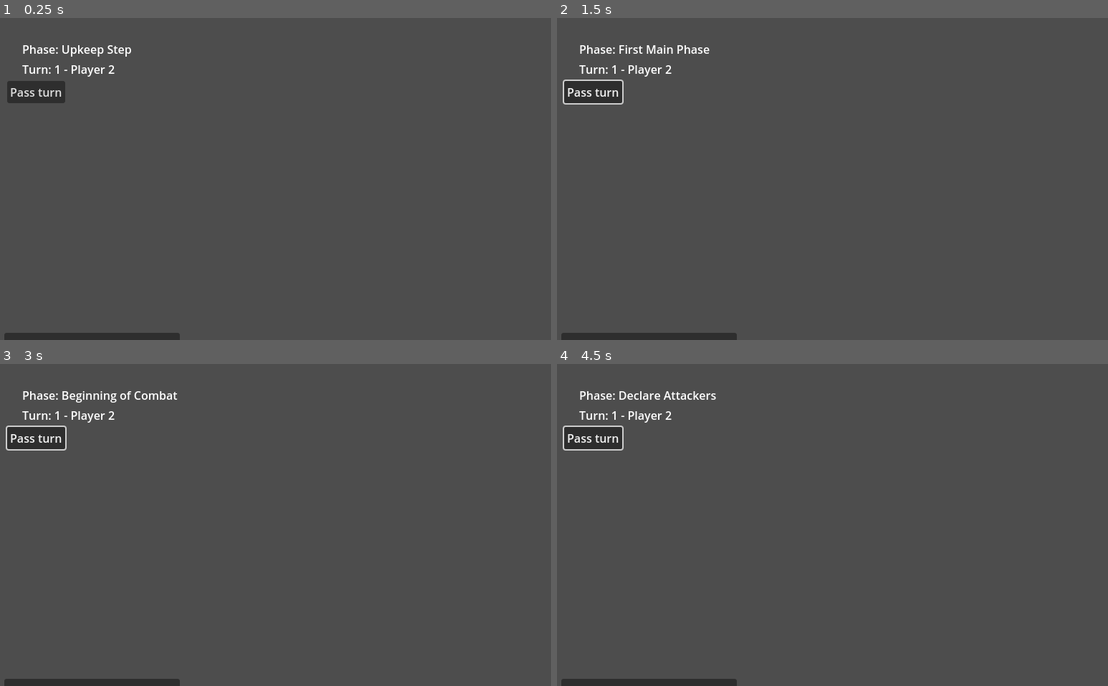
Above: before the commit, frames 1-4 (two rows, left to right).
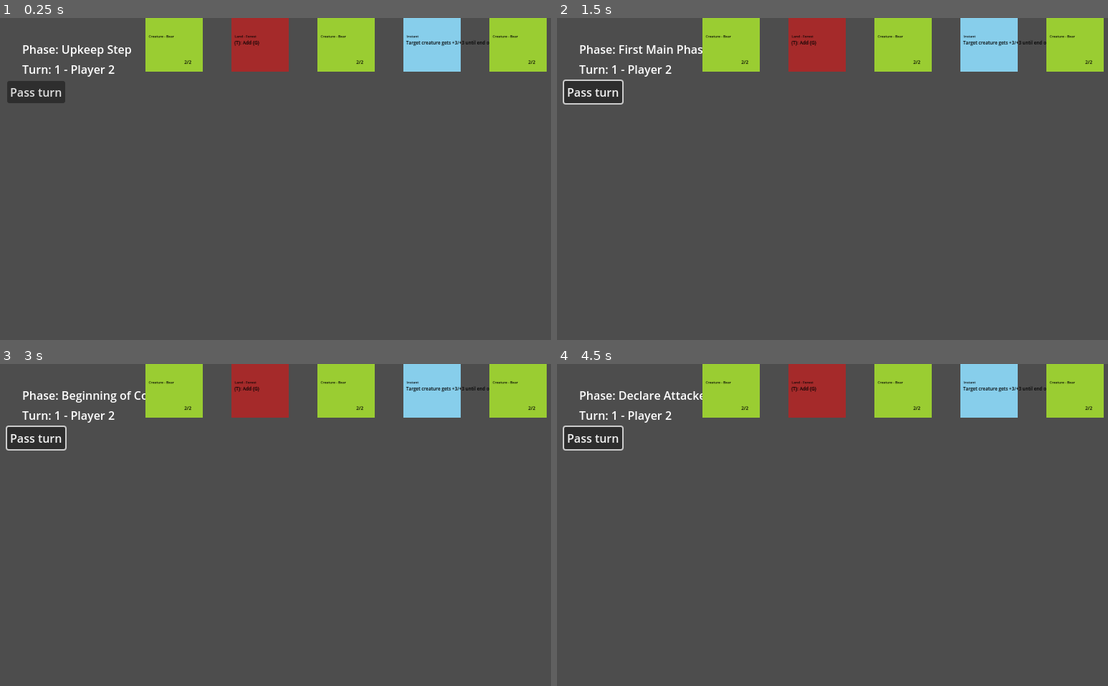
Above: after the commit, the same moments.

Repository: arjolfilipi1/mtg2
Game: Godot game, scene res://scenes/game/game_manager.tscn
Same seed, same stepped clock (60 frames per second), same inputs: the game is played once before the commit and once after it.
Inputs (mouse positions are in pixels of both pictures, inside the frame that each line leads up to):
- Up to frame 1 (0.25 s): no input
- Up to frame 2 (1.5 s): click "Pass turn" at 0.5 s; tap Enter at 1.25 s; move the mouse to (964, 162) at 1.27 s; hold D from 1.28 s (still down); click (964, 162) at 1.42 s
- Up to frame 3 (3 s): tap Space at 2 s; move the mouse to (165, 541) at 2.02 s; release D at 2.03 s; hold S 2.03-2.78 s; click (165, 541) at 2.17 s; tap Enter at 2.75 s; move the mouse to (341, 454) at 2.77 s; hold D from 2.78 s (still down); click (341, 454) at 2.92 s
- Up to frame 4 (4.5 s): tap Space at 3.5 s; move the mouse to (810, 589) at 3.52 s; release D at 3.53 s; hold W 3.53-4.28 s; click (810, 589) at 3.67 s; tap Enter at 4.25 s; move the mouse to (1008, 573) at 4.27 s; hold A from 4.28 s (still down); click (1008, 573) at 4.42 s

The runs differ from the first frame. In frame 1, 9.4% of the frame differs, in the area x 0-100%, y 0-100%; in frame 2, 9.4%; in frame 3, 9.4%; in frame 4, 9.4%.

Commit message:
Added hand + cam script

Diff:
--- a/scenes/cards/Card.tscn
+++ b/scenes/cards/Card.tscn
@@ -4,19 +4,21 @@
 [ext_resource type="Script" path="res://scripts/cards/Card.gd" id="1_io6tm"]
 
 [sub_resource type="LabelSettings" id="LabelSettings_sg841"]
+font_size = 9
 font_color = Color(0, 0, 0, 1)
 outline_size = 1
 outline_color = Color(0.351563, 0.351563, 0.351563, 1)
 
 [sub_resource type="LabelSettings" id="LabelSettings_mbo1j"]
+font_size = 9
 font_color = Color(0, 1, 1, 1)
 
 [sub_resource type="LabelSettings" id="LabelSettings_5oijt"]
-font_size = 8
+font_size = 6
 font_color = Color(0, 0, 0, 1)
 
 [sub_resource type="LabelSettings" id="LabelSettings_4inu1"]
-font_size = 12
+font_size = 8
 font_color = Color(0, 0, 0, 1)
 
 [node name="Card" type="Area2D"]
@@ -41,55 +43,56 @@
 grow_vertical = 2
 script = ExtResource("1_atuvg")
 
-[node name="BackGround" type="ColorRect" parent="CardUI"]
+[node name="Background" type="ColorRect" parent="CardUI"]
 layout_mode = 0
-offset_left = -80.0
-offset_top = -110.0
-offset_right = 120.0
-offset_bottom = 150.0
+offset_left = -29.0
+offset_top = -43.0
+offset_right = 71.0
+offset_bottom = 87.0
 
 [node name="NameLabel" type="Label" parent="CardUI"]
 layout_mode = 0
-offset_left = -75.0
-offset_top = -107.0
-offset_right = 118.0
-offset_bottom = -80.0
+offset_left = -27.0
+offset_top = -40.0
+offset_right = 24.0
+offset_bottom = -23.0
 text = " That guy"
 label_settings = SubResource("LabelSettings_sg841")
 
 [node name="ManaCostLabel" type="Label" parent="CardUI"]
 layout_mode = 0
-offset_left = 75.0
-offset_top = -109.0
-offset_right = 115.0
-offset_bottom = -86.0
+offset_left = 45.0
+offset_top = -38.0
+offset_right = 66.0
+offset_bottom = -24.0
 text = "3w"
 label_settings = SubResource("LabelSettings_mbo1j")
 horizontal_alignment = 1
 
 [node name="TypeLabel" type="Label" parent="CardUI"]
 layout_mode = 0
-offset_left = -59.0
-offset_top = 23.0
-offset_right = 97.0
-offset_bottom = 46.0
+offset_left = -23.0
+offset_top = 21.0
+offset_right = 65.0
+offset_bottom = 30.0
 text = "Dragon"
 label_settings = SubResource("LabelSettings_5oijt")
 
 [node name="RulesText" type="Label" parent="CardUI"]
-offset_left = -71.0
-offset_top = 46.0
-offset_right = 109.0
-offset_bottom = 96.0
+layout_mode = 0
+offset_left = -24.0
+offset_top = 31.0
+offset_right = 66.0
+offset_bottom = 67.0
 text = "YO"
 label_settings = SubResource("LabelSettings_4inu1")
 
 [node name="PTLabel" type="Label" parent="CardUI"]
 layout_mode = 0
-offset_left = 55.0
-offset_top = 126.0
-offset_right = 109.0
-offset_bottom = 143.0
-text = "YO"
+offset_left = 26.0
+offset_top = 65.0
+offset_right = 66.0
+offset_bottom = 82.0
+text = "1/1"
 label_settings = SubResource("LabelSettings_4inu1")
 horizontal_alignment = 1
--- a/scenes/game/HandDisplay.gd
+++ b/scenes/game/HandDisplay.gd
@@ -1,7 +1,7 @@
 extends Control
 class_name HandDisplay
 
-@onready var hand_container: HBoxContainer = $HandContainer
+@onready var hand_container: HBoxContainer = $"../OpponentHand/HandContainer"
 @onready var card_scene = preload("res://scenes/cards/Card.tscn")
 
 var player: Player
--- a/scenes/game/game_manager.tscn
+++ b/scenes/game/game_manager.tscn
@@ -1,24 +1,17 @@
-[gd_scene load_steps=4 format=3 uid="uid://co7kf3cm060w1"]
+[gd_scene load_steps=5 format=3 uid="uid://co7kf3cm060w1"]
 
 [ext_resource type="Script" path="res://scripts/game/GameManager.gd" id="1_1vpux"]
 [ext_resource type="Script" path="res://scripts/game/TurnUI.gd" id="2_noacw"]
 [ext_resource type="Script" path="res://scenes/game/HandDisplay.gd" id="2_s7pfq"]
+[ext_resource type="Script" path="res://scripts/game/CameraController.gd" id="4_l78fy"]
 
 [node name="GameManager" type="Node2D"]
 script = ExtResource("1_1vpux")
 
 [node name="UI" type="CanvasLayer" parent="."]
 
-[node name="HandContainer" type="HBoxContainer" parent="UI"]
-offset_left = 336.0
-offset_top = 504.0
-offset_right = 860.0
-offset_bottom = 592.0
-
-[node name="Node" type="Node" parent="UI/HandContainer"]
-script = ExtResource("2_s7pfq")
-
 [node name="PlayerInfo" type="Panel" parent="UI"]
+visible = false
 offset_left = 12.0
 offset_top = 440.0
 offset_right = 257.0
@@ -60,9 +53,38 @@
 offset_bottom = 87.0
 text = "Pass turn"
 
-[node name="Camera2D" type="Camera2D" parent="UI"]
-anchor_mode = 0
+[node name="CurrentPlayerHand" type="Control" parent="UI"]
+layout_mode = 3
+anchors_preset = 0
+offset_left = 170.0
+offset_top = 199.0
+offset_right = 170.0
+offset_bottom = 199.0
+script = ExtResource("2_s7pfq")
+
+[node name="HandContainer" type="HBoxContainer" parent="UI/CurrentPlayerHand"]
+layout_mode = 0
+offset_right = 40.0
+offset_bottom = 40.0
+
+[node name="OpponentHand" type="Control" parent="UI"]
+layout_mode = 3
+anchors_preset = 0
+offset_left = 248.0
+offset_top = 21.0
+offset_right = 248.0
+offset_bottom = 21.0
+script = ExtResource("2_s7pfq")
+
+[node name="HandContainer" type="HBoxContainer" parent="UI/OpponentHand"]
+layout_mode = 0
+offset_right = 40.0
+offset_bottom = 40.0
 
 [node name="Board" type="Node2D" parent="."]
 
+[node name="Camera2D" type="Camera2D" parent="."]
+anchor_mode = 0
+script = ExtResource("4_l78fy")
+
 [connection signal="pressed" from="UI/TurnUI/PassButton" to="UI/TurnUI" method="_on_pass_button_pressed"]
--- a/scripts/cards/Card.gd
+++ b/scripts/cards/Card.gd
@@ -1,5 +1,6 @@
 extends Area2D
-class_name Card  # This is important!
+class_name Card
+
 @export var card_data: Dictionary = {}:
 	set(value):
 		card_data = value
@@ -7,6 +8,12 @@
 			setup_card()
 
 @onready var card_ui = $CardUI
+@onready var name_label: Label = $CardUI/NameLabel
+@onready var mana_cost_label: Label = $CardUI/ManaCostLabel
+@onready var type_label: Label = $CardUI/TypeLabel
+@onready var rules_text_label: Label = $CardUI/RulesText
+@onready var pt_label: Label = $CardUI/PTLabel
+@onready var background: ColorRect = $CardUI/Background
 
 var card_name: String
 var mana_cost: String
@@ -16,14 +23,51 @@
 func _ready():
 	if not card_data.is_empty():
 		setup_card()
-
+		print(scale)
 func setup_card():
 	card_name = card_data.get("name", "Unknown")
 	mana_cost = card_data.get("mana_cost", "")
 	card_type = card_data.get("type", "")
 
-	if card_ui:
-		card_ui.update_display(self)
+	# Update visual elements
+	name_label.text = card_name
+	mana_cost_label.text = mana_cost
+	type_label.text = card_type
+
+	# Set rules text if available
+	if card_data.has("rules_text"):
+		rules_text_label.text = card_data.get("rules_text")
+	else:
+		rules_text_label.text = ""
+
+	# Set power/toughness for creatures
+	if card_data.has("power") and card_data.has("toughness"):
+		pt_label.text = "%d/%d" % [card_data.power, card_data.toughness]
+		pt_label.visible = true
+	else:
+		pt_label.visible = false
+
+	# Set card color based on type
+	set_card_color()
+
+func set_card_color():
+	var color: Color
+	var type_lower = card_type.to_lower()
+
+	if "land" in type_lower:
+		color = Color.BROWN
+	elif "creature" in type_lower:
+		color = Color.YELLOW_GREEN
+	elif "instant" in type_lower or "sorcery" in type_lower:
+		color = Color.SKY_BLUE
+	elif "enchantment" in type_lower:
+		color = Color.BLUE_VIOLET
+	elif "artifact" in type_lower:
+		color = Color.LIGHT_GRAY
+	else:
+		color = Color.WHITE
+
+	background.color = color
 
 func tap():
 	is_tapped = true
@@ -32,3 +76,8 @@
 func untap():
 	is_tapped = false
 	rotation = 0
+
+func _on_input_event(viewport: Node, event: InputEvent, shape_idx: int):
+	if event is InputEventMouseButton and event.pressed:
+		# Emit a signal or handle the click
+		print("Card clicked: %s" % card_name)
--- /dev/null
+++ b/scripts/game/CameraController.gd
@@ -0,0 +1,45 @@
+extends Camera2D
+class_name CameraController
+
+# Camera movement speed
+var pan_speed: float = 500.0
+var zoom_speed: float = 0.1
+var min_zoom: float = 0.5
+var max_zoom: float = 2.0
+
+func _ready():
+	# Make sure this is the current camera
+	make_current()
+
+	# Set initial zoom and position
+	zoom = Vector2(1.0, 1.0)
+	position = Vector2(640, 360)  # Center of 1280x720 screen
+
+func _input(event):
+	# Zoom with mouse wheel
+	if event is InputEventMouseButton:
+		if event.pressed:
+			if event.button_index == MOUSE_BUTTON_WHEEL_UP:
+				zoom_camera(zoom_speed)
+			elif event.button_index == MOUSE_BUTTON_WHEEL_DOWN:
+				zoom_camera(-zoom_speed)
+
+	# Pan with arrow keys or WASD
+	if event is InputEventKey and event.pressed:
+		var direction = Vector2.ZERO
+		if event.keycode == KEY_W or event.keycode == KEY_UP:
+			direction.y -= 1
+		if event.keycode == KEY_S or event.keycode == KEY_DOWN:
+			direction.y += 1
+		if event.keycode == KEY_A or event.keycode == KEY_LEFT:
+			direction.x -= 1
+		if event.keycode == KEY_D or event.keycode == KEY_RIGHT:
+			direction.x += 1
+
+		if direction != Vector2.ZERO:
+			position += direction.normalized() * pan_speed * (1.0 / zoom.x)
+
+func zoom_camera(zoom_delta: float):
+	var new_zoom = zoom + Vector2(zoom_delta, zoom_delta)
+	new_zoom = new_zoom.clamp(Vector2(min_zoom, min_zoom), Vector2(max_zoom, max_zoom))
+	zoom = new_zoom
--- a/scripts/game/GameManager.gd
+++ b/scripts/game/GameManager.gd
@@ -1,5 +1,8 @@
 extends Node
 class_name GameManager
+# Add these variables
+@onready var hand_display: HandDisplay = $UI/CurrentPlayerHand
+@onready var opponent_hand_display: HandDisplay = $UI/OpponentHand
 
 signal phase_changed(new_phase: int)
 signal turn_started(player_index: int)
@@ -25,6 +28,7 @@
 func _ready():
 	initialize_game()
 	start_game_with_opening_hands()
+	setup_hand_displays()
 	start_turn()
 
 func _process(delta):
@@ -32,6 +36,17 @@
 		current_phase_timer -= delta
 		if current_phase_timer <= 0:
 			advance_phase()
+
+# NEW: Setup hand displays
+func setup_hand_displays():
+	# Setup current player's hand display
+	if hand_display:
+		hand_display.setup(get_current_player())
+
+	# Setup opponent's hand display (face down)
+	if opponent_hand_display:
+		opponent_hand_display.setup(get_opposing_player())
+		# You might want to show opponent's hand as face down cards
 
 func initialize_game():
 	# Setup players and decks
@@ -270,14 +285,28 @@
 		TurnPhases.CLEANUP_STEP: return TurnPhases.UNTAP_STEP
 		_: return TurnPhases.UNTAP_STEP
 
+
+
+# In the end_turn function, update hand displays when player changes
 func end_turn():
 	emit_signal("turn_ended", current_player_index)
+
+	print("=== Turn %d ended for %s ===" % [turn_count, get_current_player().player_name])
+	print("Hand size: %d, Battlefield: %d, Library: %d" % [
+		get_current_player().hand.size(),
+		get_current_player().battlefield.size(),
+		get_current_player().library.size()
+	])
 
 	# Switch to next player
 	current_player_index = (current_player_index + 1) % players.size()
 	priority_player_index = current_player_index
 
+	# Update hand displays for new current player
+	setup_hand_displays()
+
 	start_turn()
+
 func start_game_with_opening_hands():
 	print("=== Setting up opening hands ===")
 
@@ -345,3 +374,13 @@
 	# Update the game UI to reflect current state
 	print("Current Phase: %s" % TurnPhases.get_phase_name(current_phase))
 	print("Current Player: %s" % get_current_player().player_name)
+
+	# Update hand displays
+	if hand_display:
+		hand_display.update_hand_display()
+	if opponent_hand_display:
+		opponent_hand_display.update_hand_display()
+
+	# Show hand sizes
+	print("Player hand: %d cards" % get_current_player().hand.size())
+	print("Opponent hand: %d cards" % get_opposing_player().hand.size())
